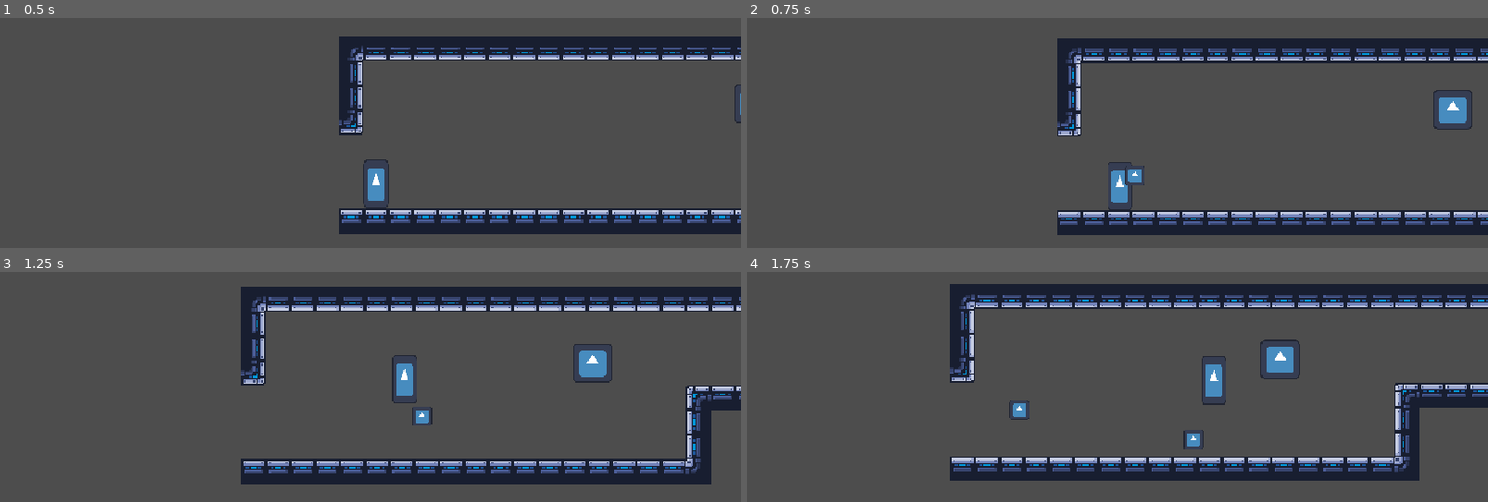
Above: before the commit, frames 1-4 (two rows, left to right).
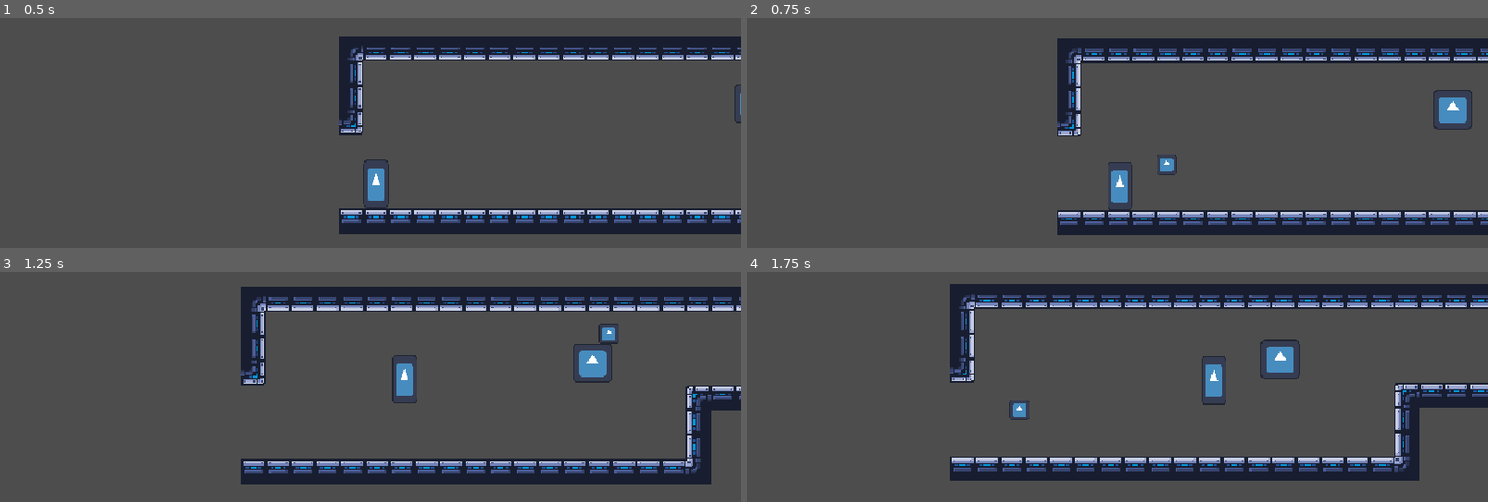
Above: after the commit, the same moments.

Repository: ygda-org/revolver
Game: Godot game, scene res://main/main.tscn
Same seed, same stepped clock (60 frames per second), same inputs: the game is played once before the commit and once after it. The engine's default icon, where the game draws it, is replaced by a stand-in: a white triangle on a blue panel in a dark square.
Inputs (mouse positions are in pixels of both pictures, inside the frame that each line leads up to):
- Up to frame 1 (0.5 s): no input
- Up to frame 2 (0.75 s): tap Enter (ui_accept) at 0.5 s; move the mouse to (1280, 128) at 0.52 s; hold D (right) from 0.53 s (still down); click (1280, 128) at 0.6 s
- Up to frame 3 (1.25 s): keep holding D (right); tap Space (jump) at 0.77 s
- Up to frame 4 (1.75 s): keep holding D (right); move the mouse to (969, 423) at 1.27 s; click (969, 423) at 1.35 s; tap Space (jump) at 1.52 s

Frame 1 is identical in both runs. In frame 2, 0.3% of the frame differs, in the area x 51-58%, y 59-73%; in frame 3, 0.3%, in the area x 55-84%, y 22-67%; in frame 4, 0.1%.

Commit message:
ricopierce

Diff:
--- a/globals/game_state.gd
+++ b/globals/game_state.gd
@@ -15,7 +15,7 @@
 func _ready():
 	for i in range(barrel_size):
 		active_barrel.append(load("uid://cllwws72eb4kk"))
-	active_barrel[0] = (load("uid://croa2j6asmrij"))
+	active_barrel[0] = (load("uid://7cuhekfwvfcx"))
 
 ## cycle bullet by dir, then mod by barrel size
 func bullet_cycle(dir: int):
--- a/player/bullet/base_bullet_resource.gd
+++ b/player/bullet/base_bullet_resource.gd
@@ -15,5 +15,6 @@
 	FREEZE,
 	DASH,
 	FIRE,
-	COIN
+	COIN,
+	RICOPIERCE
 }
--- a/player/bullet/bullet.gd
+++ b/player/bullet/bullet.gd
@@ -10,11 +10,14 @@
 
 var damage: int
 
+var pierces: int = 1
+
 var effect_methods = {
 	BulletResource.effects.FREEZE: Callable(freeze),
 	BulletResource.effects.DASH: Callable(dash),
 	BulletResource.effects.FIRE: Callable(fire),
-	BulletResource.effects.COIN: Callable(coin_gravity)
+	BulletResource.effects.COIN: Callable(coin_gravity),
+	BulletResource.effects.RICOPIERCE: Callable(ricopierce_setup)
 }
 
 var thing_i_hit: EnemyComponent
@@ -33,15 +36,23 @@
 		effect_methods[resource.effect].call()
 
 func _on_body_entered(body: Object):
+	pierces -= 1
 	var enemy_component: EnemyComponent = body.find_child("EnemyComponent")
 	if not enemy_component:
-		call_deferred("queue_free")
+		if pierces <= 0:
+			call_deferred("queue_free")
+			return
+		# ricochet
+		var maxis: int = global_position.direction_to(body.global_position).max_axis_index()
+		direction = direction.bounce([Vector2(1,0), Vector2(0,1)][maxis])
+		vel = direction * resource.speed
 		return
 	enemy_component.hit(damage)
 	thing_i_hit = enemy_component
 	if not resource.effect_on_shot and resource.effect in effect_methods:
 		effect_methods[resource.effect].call()
-	call_deferred("queue_free")
+	if pierces <= 0:
+		call_deferred("queue_free")
 
 func _on_visible_on_screen_notifier_2d_screen_exited():
 	queue_free()
@@ -69,4 +80,8 @@
 		if not closest_enemy:
 			return
 		direction = global_position.direction_to(closest_enemy.global_position)
-		vel = resource.speed * direction * area.resource.effect_strength
+		vel = 1.5*resource.speed * direction * area.resource.effect_strength
+		area.vel = 300 * Vector2(1, 0).rotated(randf_range(PI/3, 2*PI/3))
+
+func ricopierce_setup():
+	pierces = int(resource.effect_strength)
--- a/player/bullet/bullet_resources/coin.tres
+++ b/player/bullet/bullet_resources/coin.tres
@@ -4,7 +4,7 @@
 
 [resource]
 script = ExtResource("1_yel5m")
-damage = 0
+damage = 2
 speed = 200.0
 effect = 4
 effect_strength = 2.5
--- /dev/null
+++ b/player/bullet/bullet_resources/ricopierce.tres
@@ -0,0 +1,10 @@
+[gd_resource type="Resource" script_class="BulletResource" format=3 uid="uid://7cuhekfwvfcx"]
+
+[ext_resource type="Script" uid="uid://cmear8uu7c65f" path="res://player/bullet/base_bullet_resource.gd" id="1_tkn74"]
+
+[resource]
+script = ExtResource("1_tkn74")
+effect = 5
+effect_strength = 3.0
+effect_on_shot = true
+metadata/_custom_type_script = "uid://cmear8uu7c65f"
